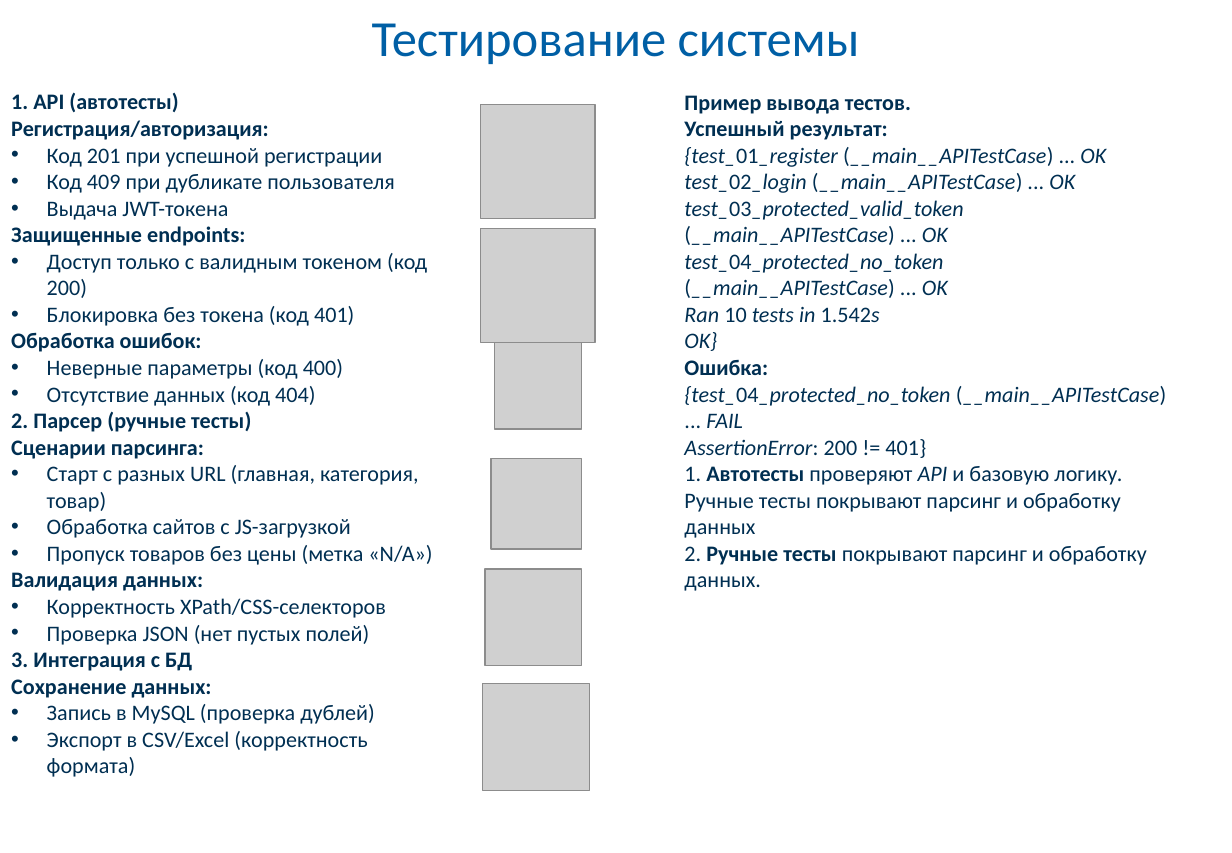
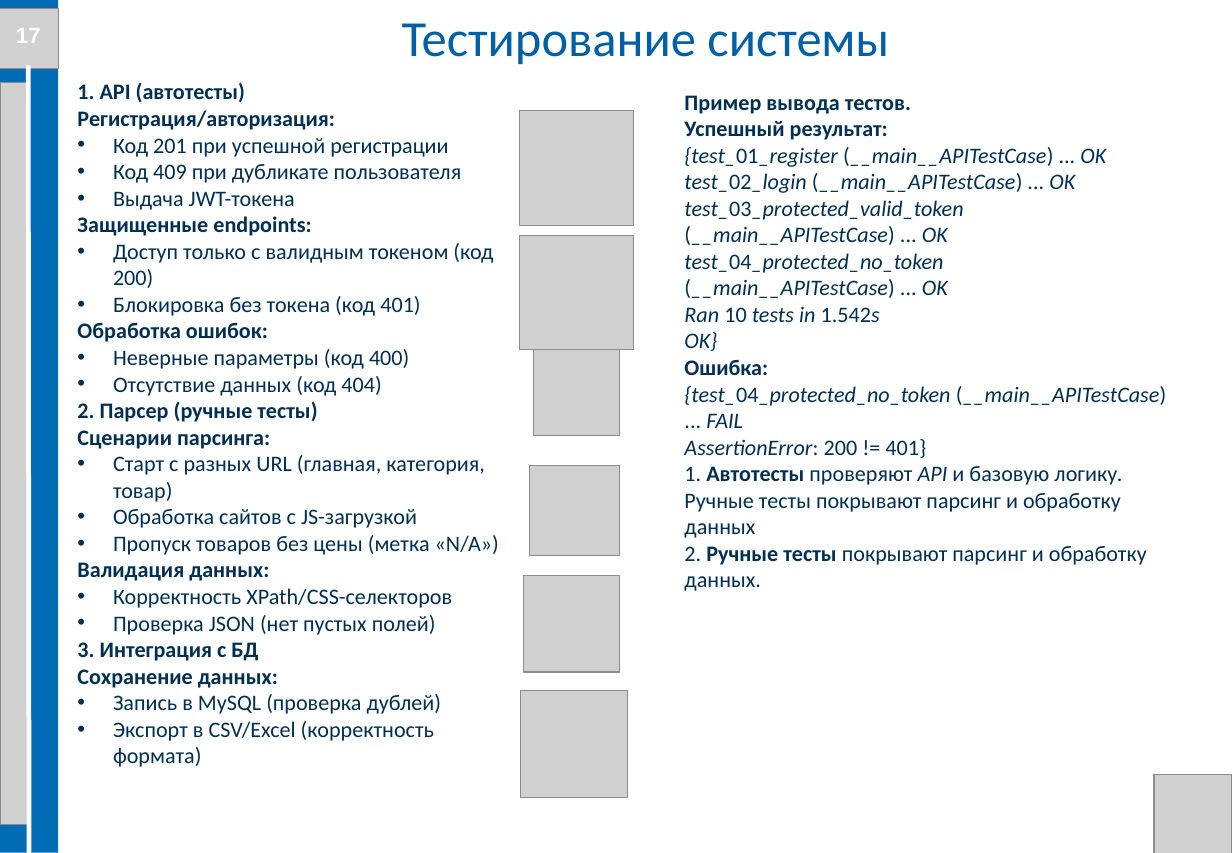
Before and after one commit to Evgenij1234/Diplom-work, a slide deck: slide 17 of Documents/Презентация диплома Семенов Е.А. БПЦ 21-01.pptx. Drawn at 1232x853 pixels with LibreOffice and Linux fonts; fonts in the diff are those of the drawing; grey boxes stand for pictures; background and template pictures are left out. Boxes give left, top, right and bottom in pixels: in the first picture for what was removed or moved away, otherwise in the second. Text is boxed around its words. In the diff, an @@ line names an element or a change of style, - is before the commit and + after.

```diff
--- a/Documents/Презентация диплома Семенов Е.А. БПЦ 21-01.pptx
+++ b/Documents/Презентация диплома Семенов Е.А. БПЦ 21-01.pptx
@@ rectangle added at bbox=[0, 0, 58, 853], fill #006CB5 @@
@@ picture added at bbox=[0, 9, 58, 69] @@
@@ text added at bbox=[16, 28, 41, 43], 14 pt, text #FFFFFF, bold @@
+17
@@ text "Тестирование системы": place and size @@
-text "Тестирование системы" at bbox=[372, 23, 860, 64]
+text "Тестирование системы" at bbox=[402, 23, 889, 64]
@@ picture added at bbox=[0, 82, 28, 825] @@
@@ line added from (28, 65) to (30, 853), #FFFFFF 3 pt @@
@@ text "1. API (автотесты)": place and size @@
-text "1. API (автотесты)" at bbox=[11, 92, 432, 777]
+text "1. API (автотесты)" at bbox=[77, 82, 499, 767]
@@ 6 pictures: place and size @@
-6 pictures at bbox=[481, 105, 595, 791]
+6 pictures at bbox=[520, 111, 634, 797]
@@ picture added at bbox=[1155, 775, 1232, 853] @@
```
Also in this commit, not shown: 12 other slides changed, 1 other file.
